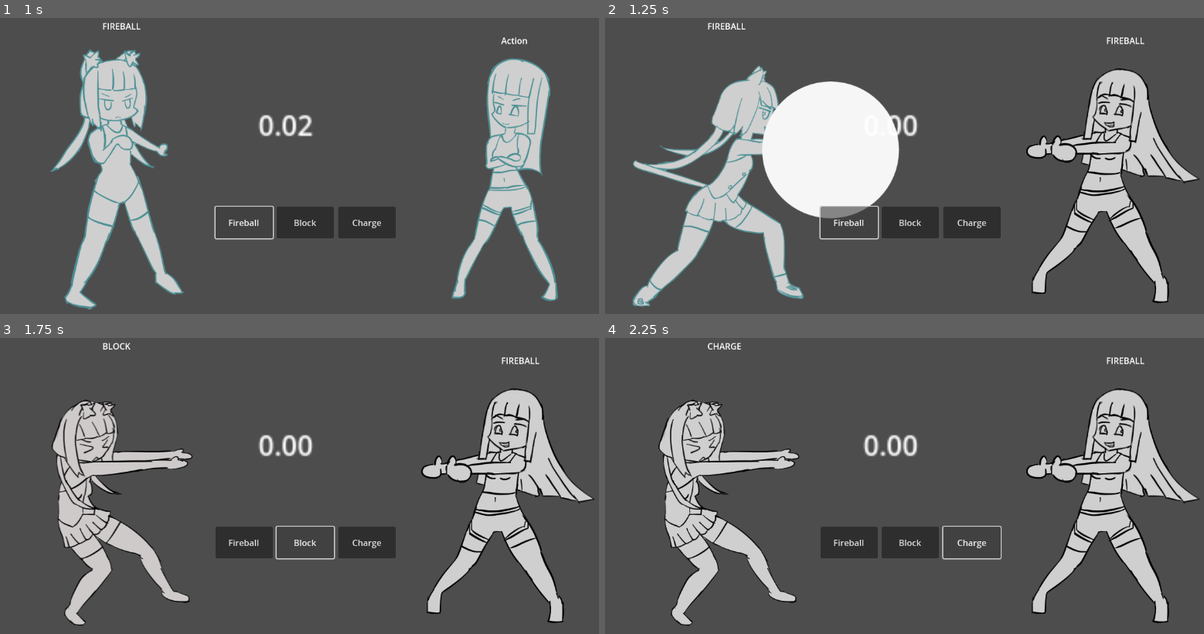
Above: before the commit, frames 1-4 (two rows, left to right).
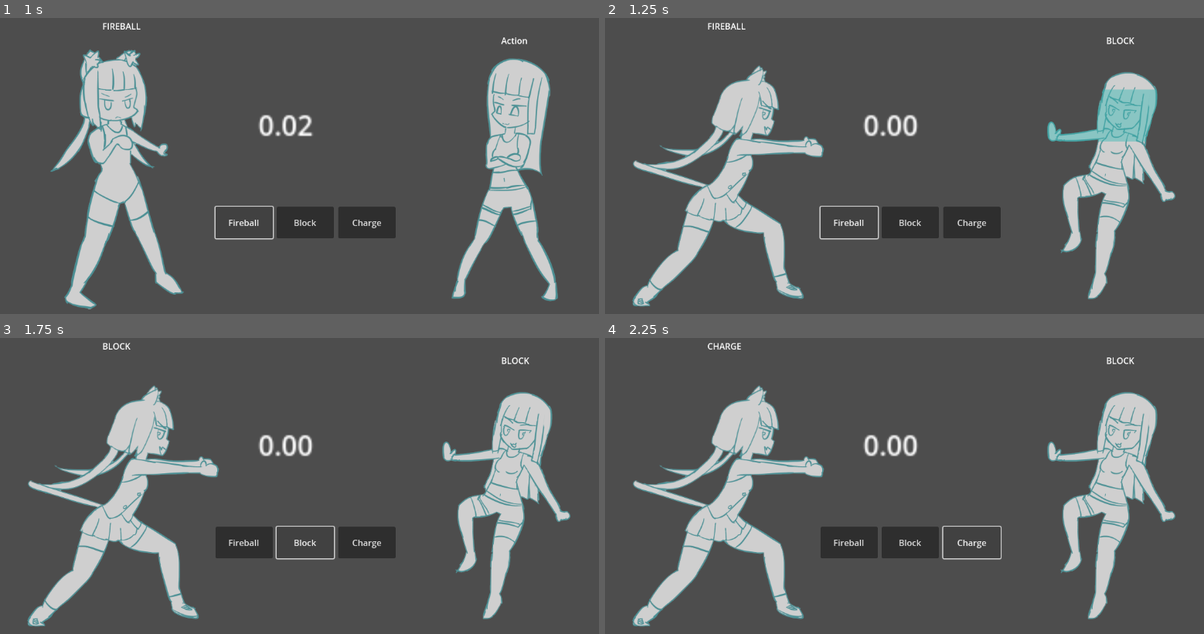
Above: after the commit, the same moments.

Repository: BeatMil/TobPaCharge
Game: Godot game, scene res://scenes/battle.tscn
The game is run twice, just before and just after one commit, with the same random seed, the same clock (stepped at 60 frames per second) and the same inputs.
Inputs:
- Up to frame 1 (1 s): click "Fireball" at 0.5 s
- Up to frame 2 (1.25 s): no input
- Up to frame 3 (1.75 s): click "Block" at 1.25 s
- Up to frame 4 (2.25 s): click "Charge" at 2 s

Frame 1 is identical in both runs. In frame 2, 16% of the frame differs, in the area x 26-100%, y 6-97%; in frame 3, 17%, in the area x 4-100%, y 6-98%; in frame 4, 17%.

Commit message:
Block is now working as intended
Fix block which block can't actually block fireball
now block can block fireball XD

Diff:
--- a/scripts/Player.gd
+++ b/scripts/Player.gd
@@ -62,5 +62,7 @@
 
 func _on_area_2d_body_entered(body):
 	if body.is_in_group("fireball"):
-		body.explode()
-		$"AnimationPlayer".play("hitted")
+		if chosen_action == ActionEnum.actions.CHARGE:
+			$"AnimationPlayer".play("hitted")
+		else:
+			body.explode()
--- a/scripts/bot.gd
+++ b/scripts/bot.gd
@@ -18,7 +18,7 @@
 	# I don't know how this line work but that's fine XD
 	## Edited: ohhhh my god that's genius! XD
 	# chosen_action = randi() % ActionEnum.actions.size()
-	chosen_action = ActionEnum.actions.FIREBALL
+	chosen_action = ActionEnum.actions.BLOCK
 
 
 func resolve_phase():
@@ -53,5 +53,7 @@
 
 func _on_area_2d_body_entered(body):
 	if body.is_in_group("fireball"):
-		body.explode()
-		$"AnimationPlayer".play("hitted")
+		if chosen_action == ActionEnum.actions.CHARGE:
+			$"AnimationPlayer".play("hitted")
+		else:
+			body.explode()
